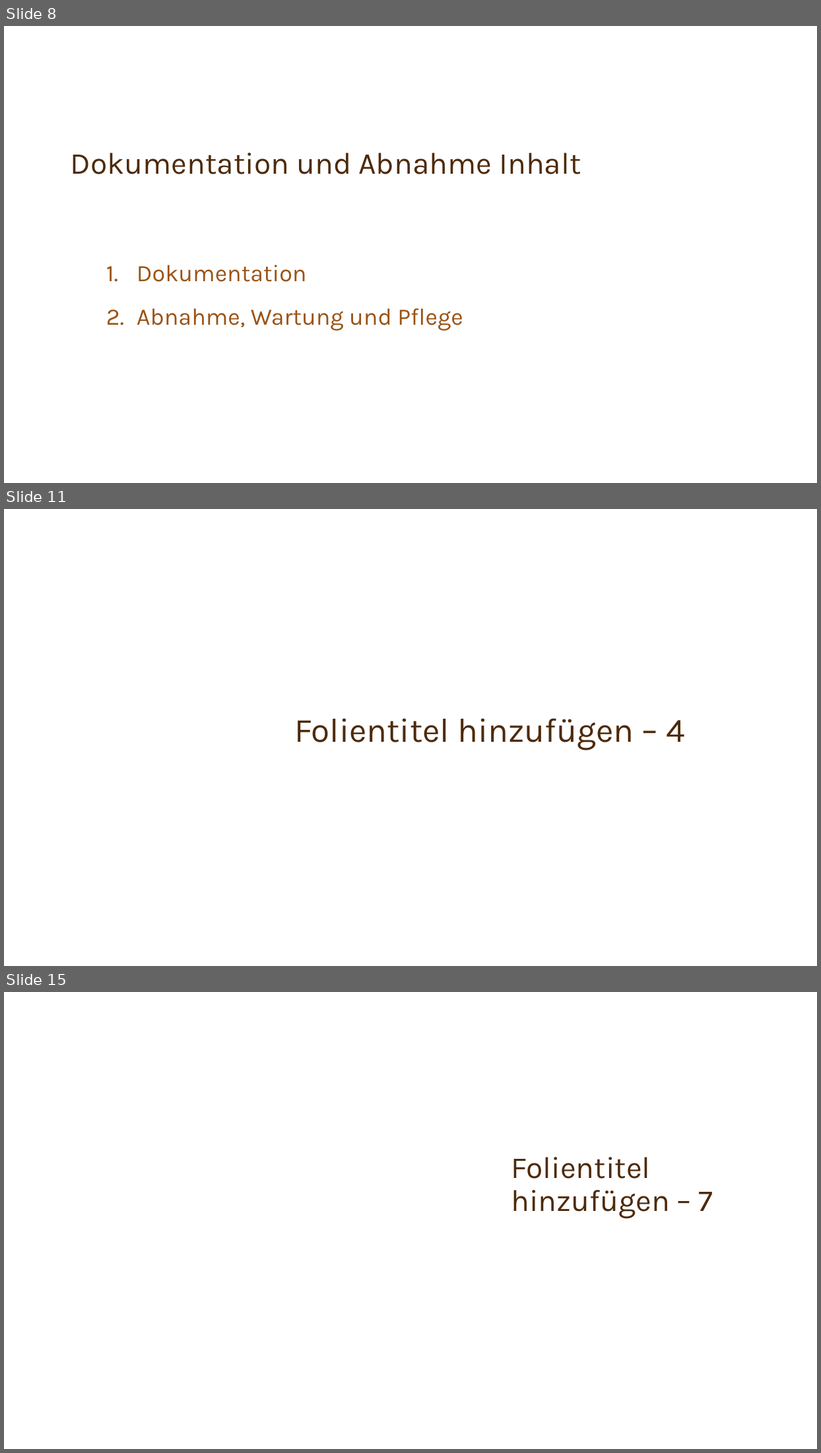
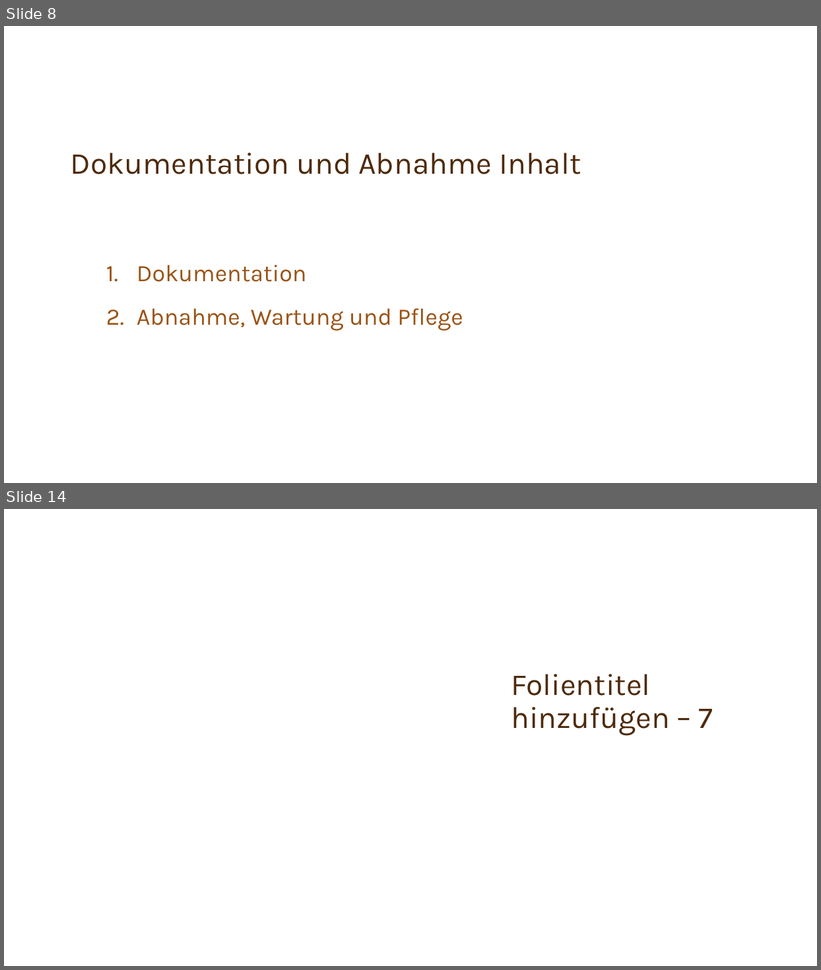
Before and after one commit to Team-6-SYP/Spassseite, a slide deck: Kapitel 9 Qualitätsicherung.pptx. Shown one above the other, each under a label of ours: slides 8, 11 and 15 before the commit, slides 8 and 14 after it; the slides between them are not shown. The pictures are 821x1453 and 821x970 pixels, drawn with LibreOffice and Linux fonts; fonts in the diff are those of the drawing; background and template pictures are left out. Boxes give left, top, right and bottom in pixels: in the first picture for what was removed or moved away, otherwise in the second. Text is boxed around its words. In the diff, an @@ line names an element or a change of style, - is before the commit and + after.

```diff
--- a/Kapitel 9 Qualitätsicherung.pptx
+++ b/Kapitel 9 Qualitätsicherung.pptx
@@ slide 11 removed at <box>4,509,817,966</box>, background picture (left out) @@
@@ title removed at <box>294,718,685,751</box> @@
-Folientitel hinzufügen – 4
@@ what was slide 15 is now slide 14 @@
```
Also in this commit, not shown: 2 slides changed, 2 slides added, 2 other slides removed.
